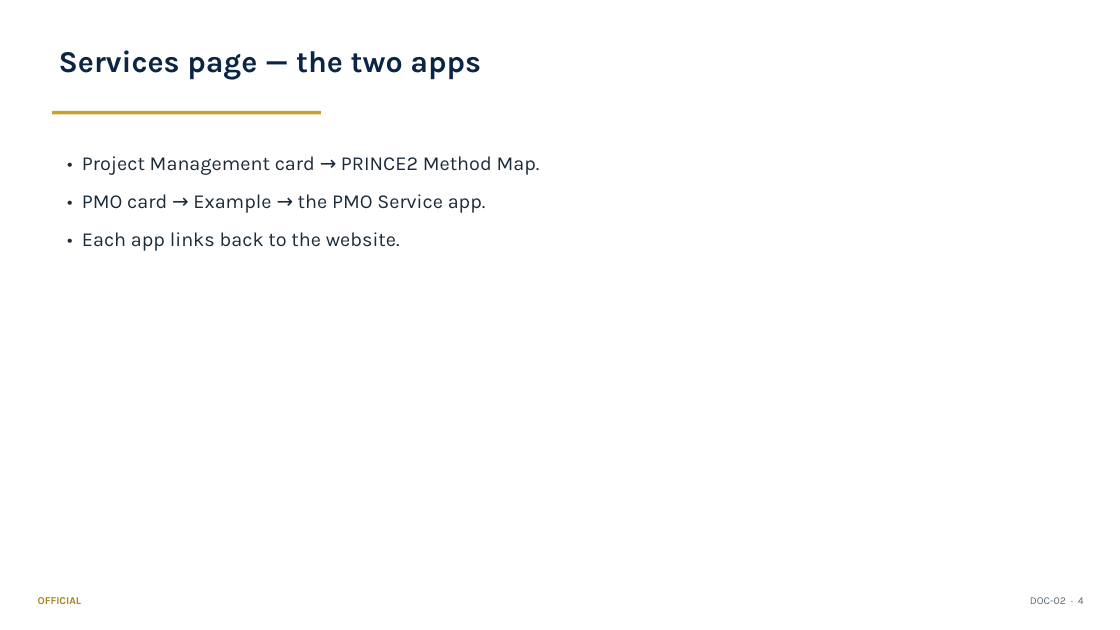
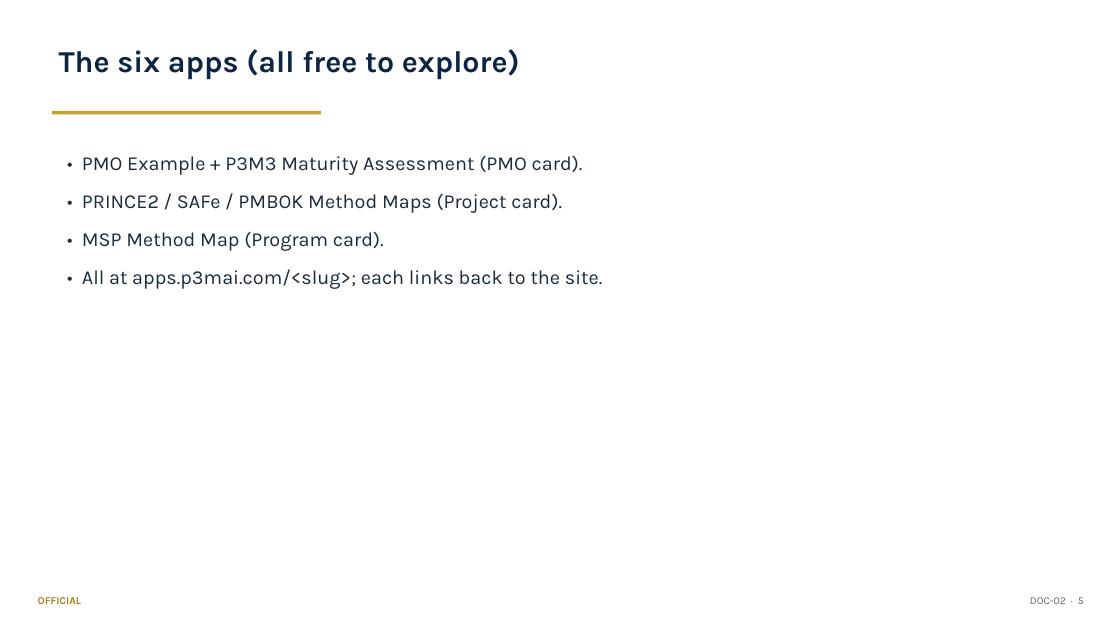
Before and after one commit to DRC63/p3mai-website, a slide deck: slide 5 of docs/02_User_Manual_Summary.pptx (slide 4 before the commit). Drawn at 1120x630 pixels with LibreOffice and Linux fonts; fonts in the diff are those of the drawing. Boxes give left, top, right and bottom in pixels: in the first picture for what was removed or moved away, otherwise in the second. Text is boxed around its words. In the diff, an @@ line names an element or a change of style, - is before the commit and + after.

```diff
--- a/docs/02_User_Manual_Summary.pptx
+++ b/docs/02_User_Manual_Summary.pptx
@@ text at <box>59,49,520,80</box>: text changed @@
-Services page — the two apps
+The six apps (all free to explore)
@@ text at <box>82,155,603,289</box>: text changed @@
-• Project Management card → PRINCE2 Method Map.
-• PMO card → Example → the PMO Service app.
-• Each app links back to the website.
+• PMO Example + P3M3 Maturity Assessment (PMO card).
+• PRINCE2 / SAFe / PMBOK Method Maps (Project card).
+• MSP Method Map (Program card).
+• All at apps.p3mai.com/<slug>; each links back to the site.
@@ text at <box>1030,597,1084,604</box>: text changed @@
-DOC-02 · 4
+DOC-02 · 5
```
Also in this commit, not shown: 5 other slides changed, 13 other files.
